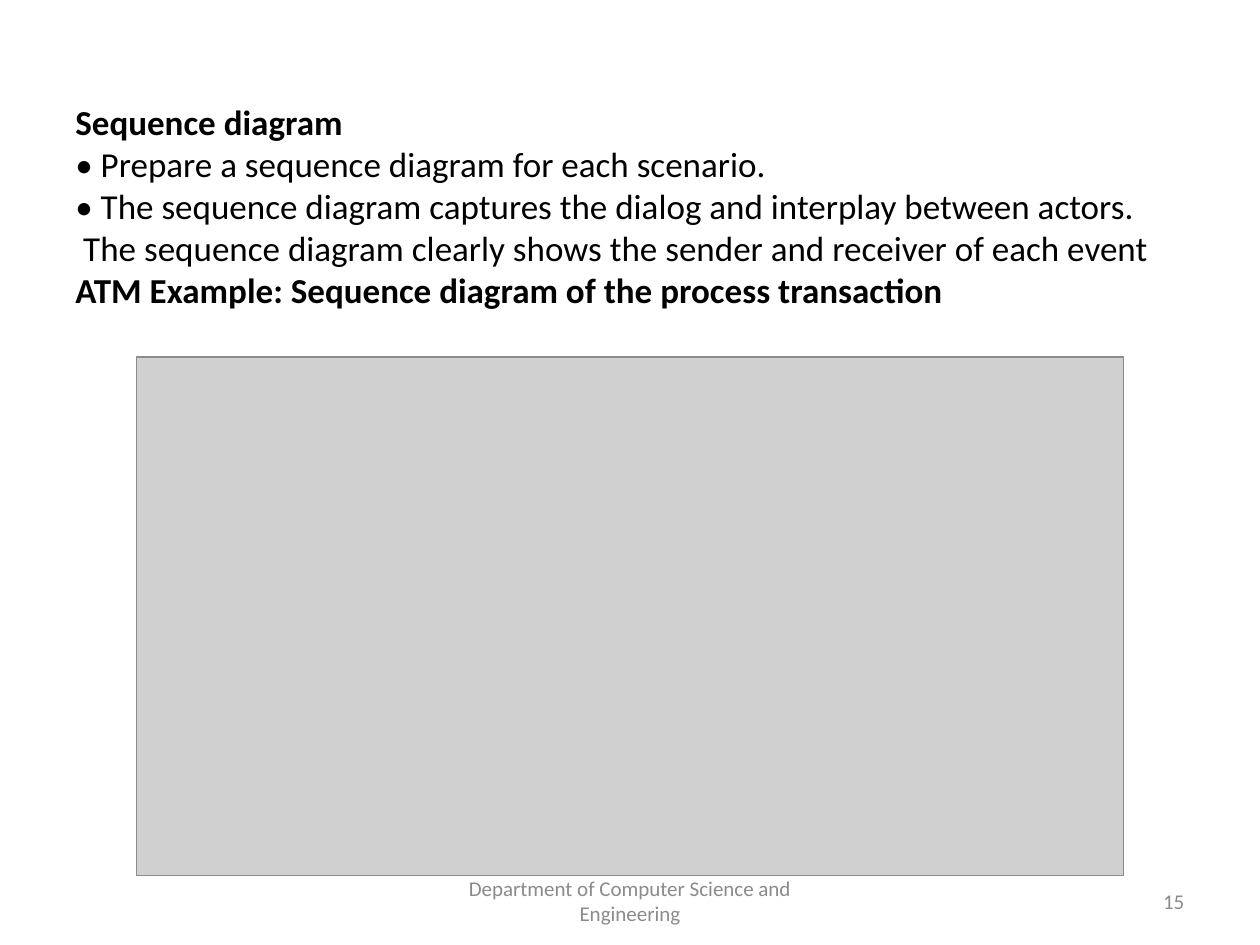
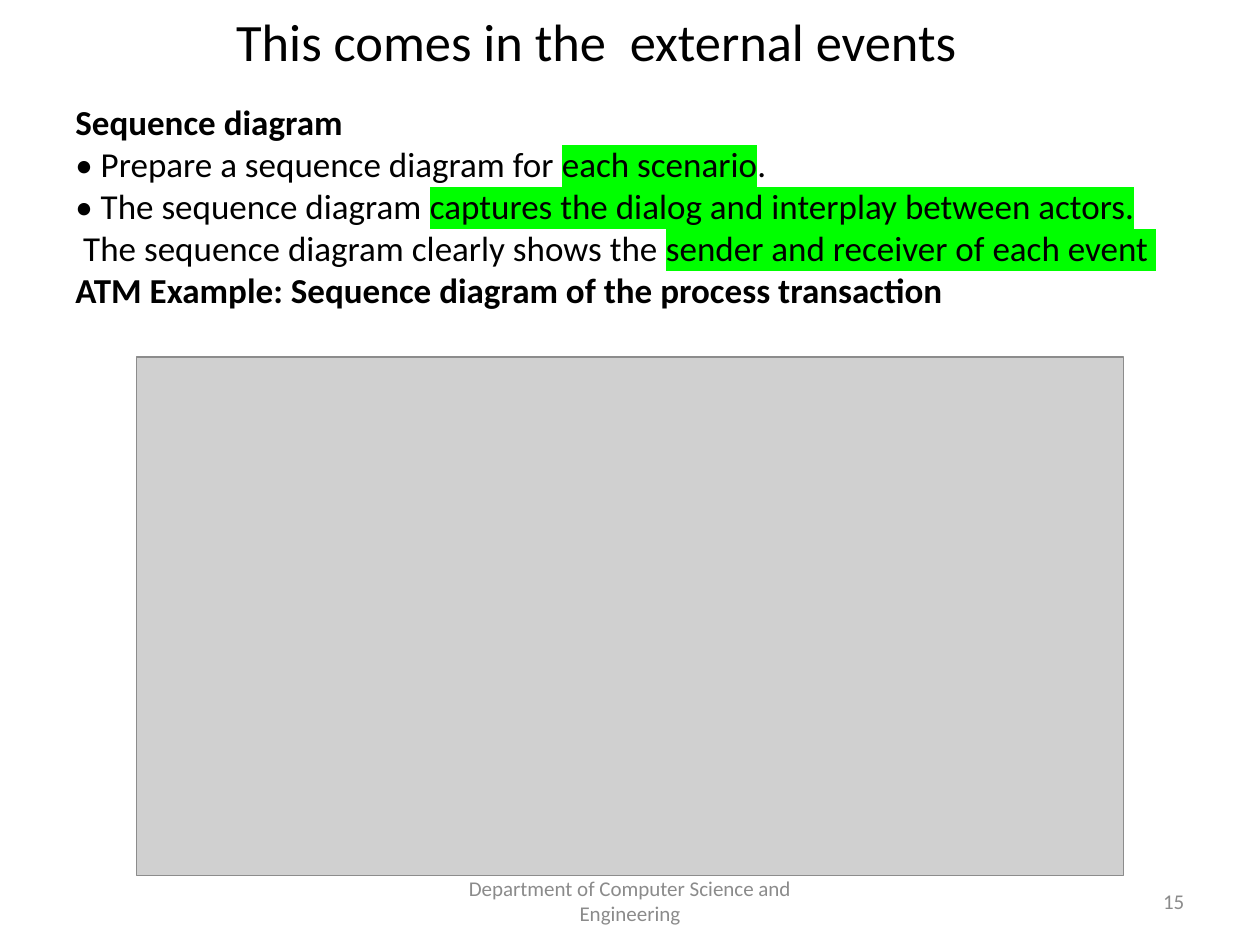
Before and after one commit to spiman9/BE-CSE, a slide deck: slide 15 of SEM-5/OOMD/Unit 5/Unit5_Application Analysis.pptx. Drawn at 1260x945 pixels with LibreOffice and Linux fonts; fonts in the diff are those of the drawing; grey boxes stand for pictures. Boxes give left, top, right and bottom in pixels: in the first picture for what was removed or moved away, otherwise in the second. Text is boxed around its words. In the diff, an @@ line names an element or a change of style, - is before the commit and + after.

```diff
--- a/SEM-5/OOMD/Unit 5/Unit5_Application Analysis.pptx
+++ b/SEM-5/OOMD/Unit 5/Unit5_Application Analysis.pptx
@@ text added at <box>236,24,956,62</box>, 30 pt, text #000000 @@
+This comes in the external events
@@ text at <box>83,148,1148,267</box>: highlight none to #00FF00 in "each scenario.", "captures the dialog and interplay between actors.", "sender and receiver of each event" @@
```
Also in this commit, not shown: 25 other slides changed, 2 other files.
